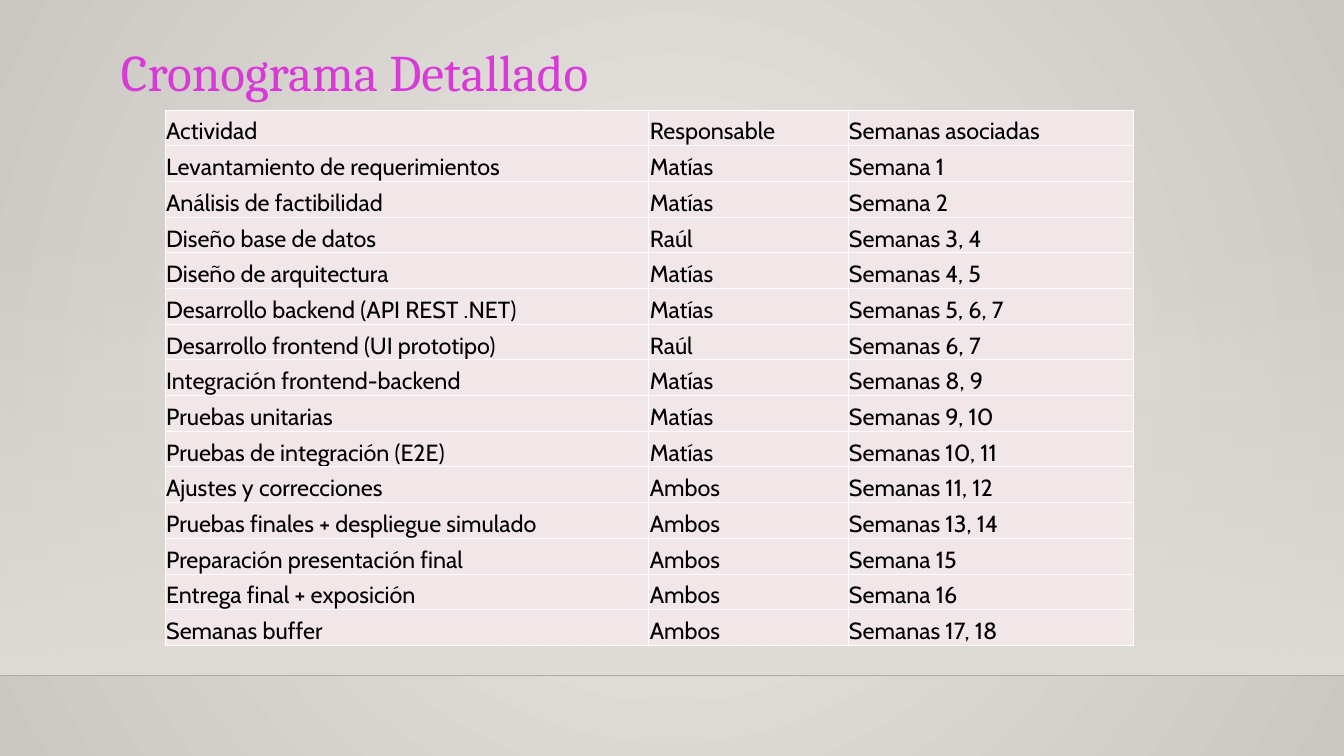
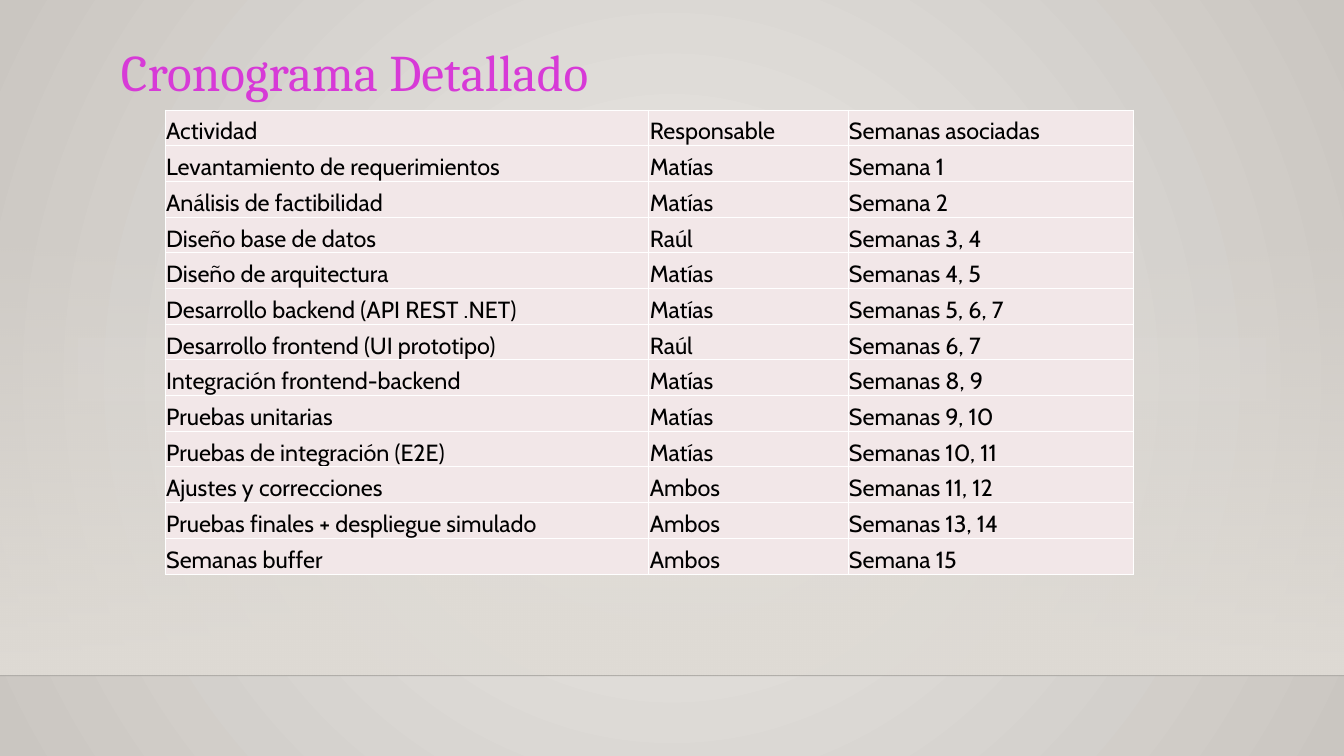
Before and after one commit to MRCuevasCarreno/MediTriage, a slide deck: slide 8 of Fase 2/Evidencias Proyecto/Presentación Proyecto.pptx (slide 7 before the commit). Drawn at 1344x756 pixels with LibreOffice and Linux fonts; fonts in the diff are those of the drawing; background and template pictures are left out. Boxes give left, top, right and bottom in pixels: in the first picture for what was removed or moved away, otherwise in the second. Text is boxed around its words. In the diff, an @@ line names an element or a change of style, - is before the commit and + after.

```diff
--- a/Fase 2/Evidencias Proyecto/Presentación Proyecto.pptx
+++ b/Fase 2/Evidencias Proyecto/Presentación Proyecto.pptx
@@ table at box(165, 110, 1134, 575) @@
-row 13: Preparación presentación final | Ambos | Semana 15
-row 14: Entrega final + exposición | Ambos | Semana 16
-row 15: Semanas buffer | Ambos | Semanas 17, 18
+row 13: Semanas buffer | Ambos | Semana 15
```
Also in this commit, not shown: 2 other slides changed, 5 slides added, 10 slides removed, 13 other files.
